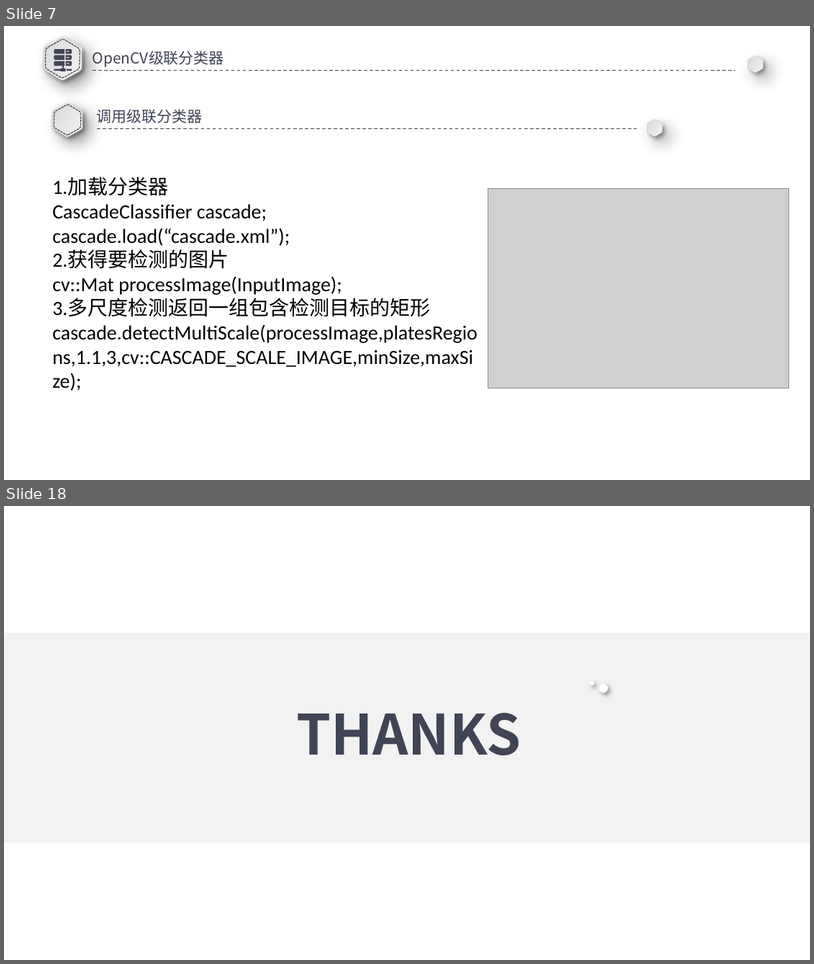
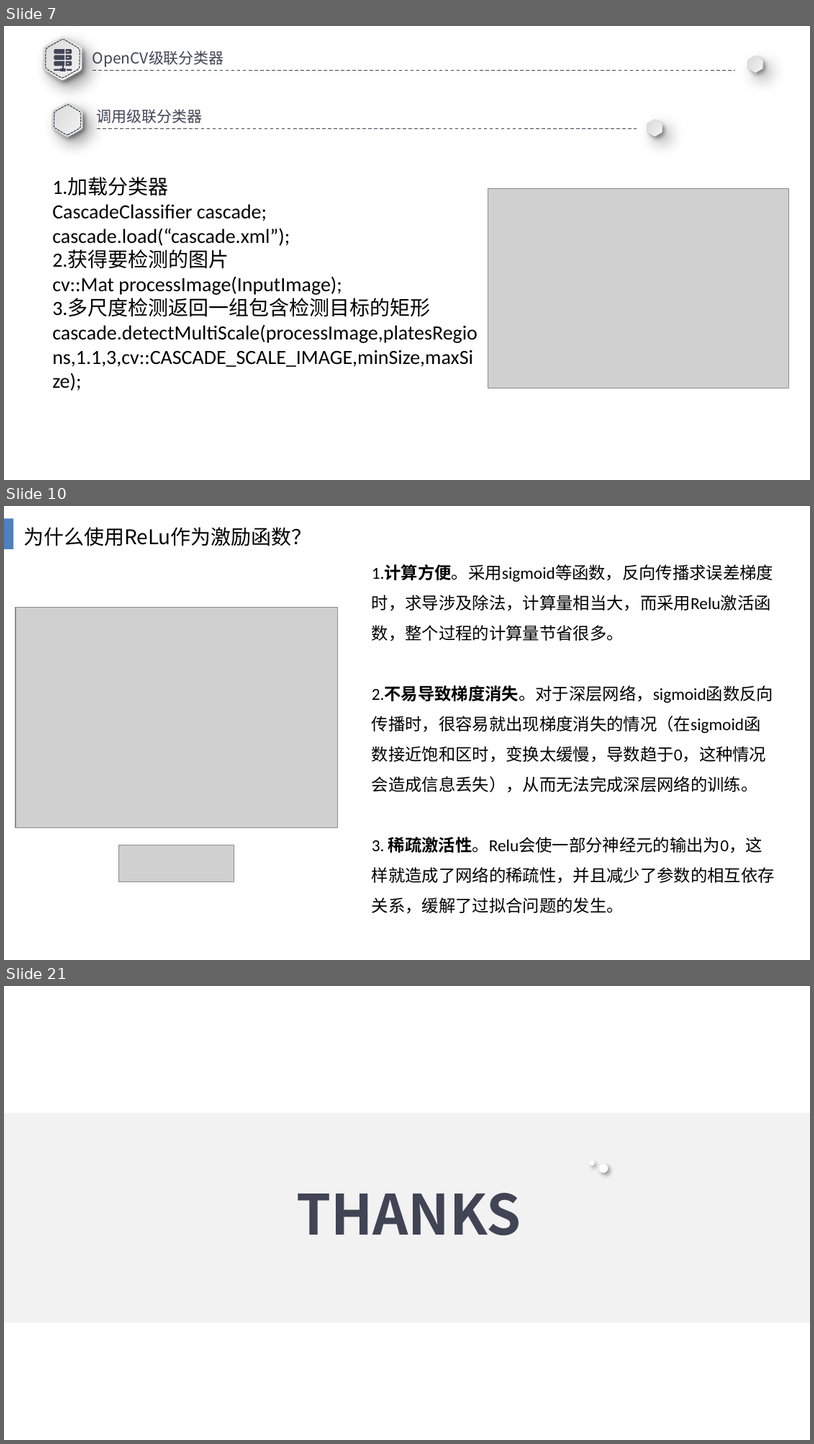
Before and after one commit to A7yanG/GA_Plank, a slide deck: 车牌.pptx. Shown one above the other, each under a label of ours: slides 7 and 18 before the commit, slides 7, 10 and 21 after it; the slides between them are not shown. The pictures are 814x964 and 814x1444 pixels, drawn with LibreOffice and Linux fonts; fonts in the diff are those of the drawing; grey boxes stand for pictures. Boxes give left, top, right and bottom in pixels: in the first picture for what was removed or moved away, otherwise in the second. Text is boxed around its words. In the diff, an @@ line names an element or a change of style, - is before the commit and + after.

```diff
--- a/车牌.pptx
+++ b/车牌.pptx
@@ slide 10 added at bbox=[4, 506, 810, 960], background #FFFFFF @@
@@ rectangle added at bbox=[4, 518, 13, 548], fill #4F81BD @@
@@ text added at bbox=[23, 527, 312, 546], 18 pt, text #000000 @@
+为什么使用ReLu作为激励函数？
@@ text added at bbox=[372, 564, 775, 914], 15 pt, text #000000 @@
+1.计算方便。采用sigmoid等函数，反向传播求误差梯度时，求导涉及除法，计算量相当大，而采用Relu激活函数，整个过程的计算量节省很多。
+2.不易导致梯度消失。对于深层网络，sigmoid函数反向传播时，很容易就出现梯度消失的情况（在sigmoid函数接近饱和区时，变换太缓慢，导数趋于0，这种情况会造成信息丢失），从而无法完成深层网络的训练。
+3. 稀疏激活性。Relu会使一部分神经元的输出为0，这样就造成了网络的稀疏性，并且减少了参数的相互依存关系，缓解了过拟合问题的发生。
@@ picture added at bbox=[16, 607, 337, 827] @@
@@ picture added at bbox=[118, 844, 234, 882] @@
@@ what was slide 18 is now slide 21 @@
```
Also in this commit, not shown: 1 slide changed, 11 other slides added, 9 slides removed, 1 other file.
